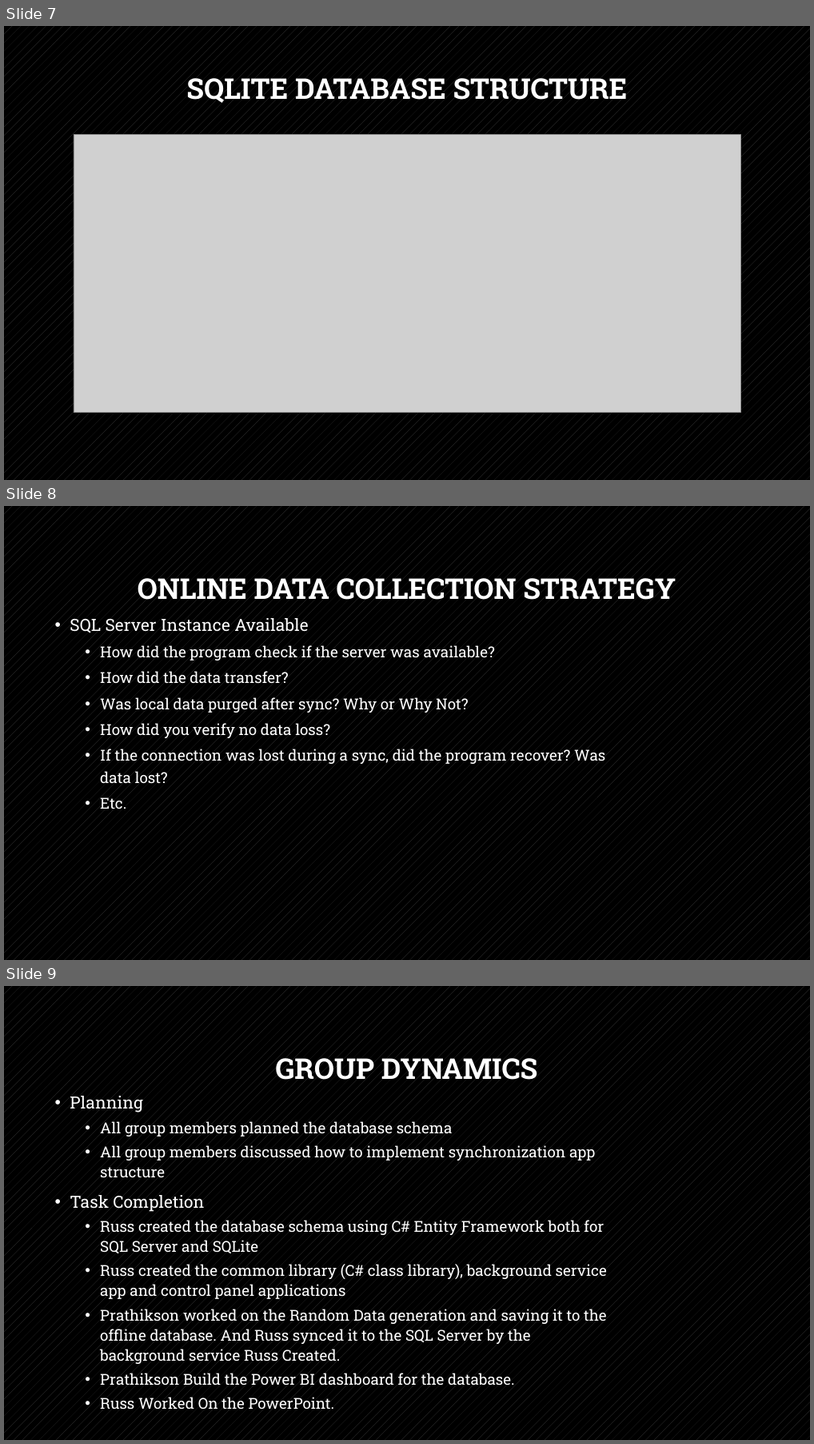
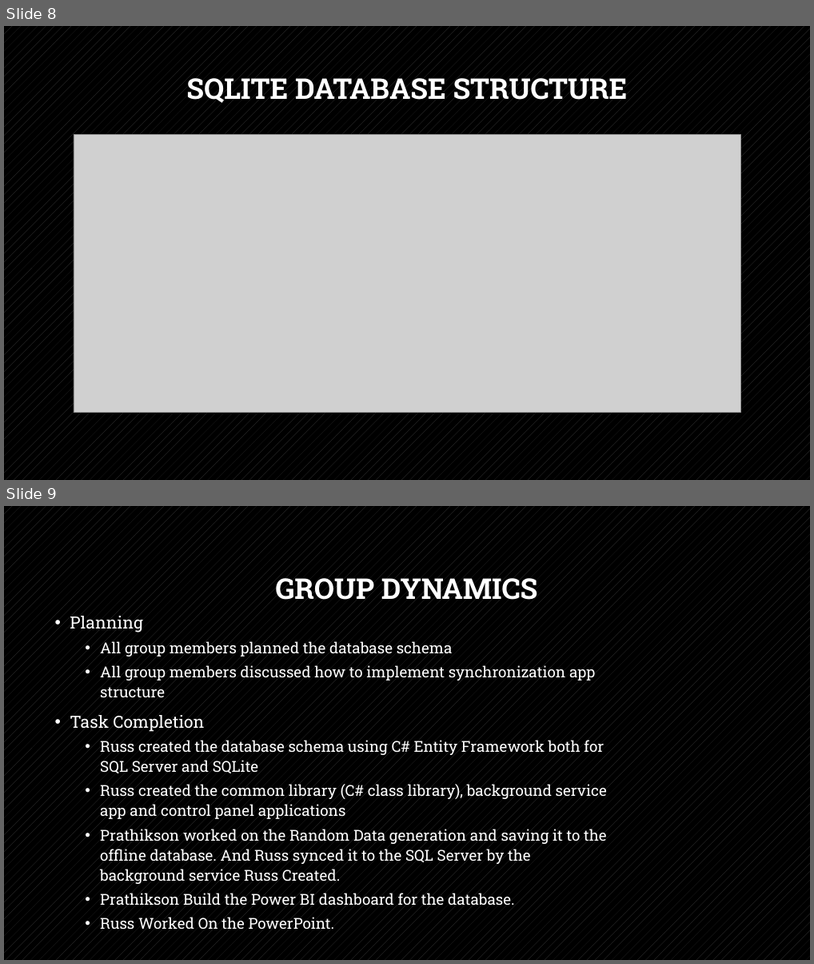
Before and after one commit to ruskpr/sql-data-synchronization, a slide deck: iot-data-collection.pptx. Shown one above the other, each under a label of ours: slides 7, 8 and 9 before the commit, slides 8 and 9 after it. The pictures are 814x1444 and 814x964 pixels, drawn with LibreOffice and Linux fonts; fonts in the diff are those of the drawing; grey boxes stand for pictures. Boxes give left, top, right and bottom in pixels: in the first picture for what was removed or moved away, otherwise in the second. Text is boxed around its words. In the diff, an @@ line names an element or a change of style, - is before the commit and + after.

```diff
--- a/iot-data-collection.pptx
+++ b/iot-data-collection.pptx
@@ slide 8 removed at <box>4,506,810,960</box>, background pattern #404040 on #000000 @@
@@ title removed at <box>138,578,676,600</box> @@
-ONLINE DATA COLLECTION STRATEGY
@@ text removed at <box>70,618,606,808</box> @@
-• SQL Server Instance Available
-  • How did the program check if the server was available?
-  • How did the data transfer?
-  • Was local data purged after sync? Why or Why Not?
-  • How did you verify no data loss?
-  • If the connection was lost during a sync, did the program recover? Was data lost?
-  • Etc.
@@ what was slide 7 is now slide 8 @@
```
Also in this commit, not shown: 4 slides changed, 1 slide added.
